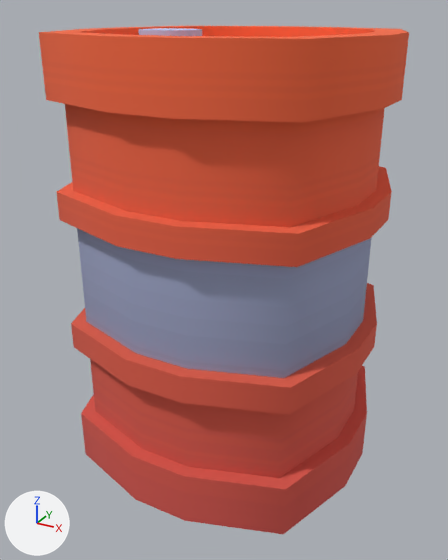
Two versions of the glTF model assets/props/survival/barrel.glb, one commit apart.
The view is the same before and after, from a camera (50 mm lens) standing at (0.224, -0.421, 0.359) and looking at (-0.002, -0.01, 0.154). The axes (+X, +Y, +Z) are drawn at lower left. The lights are the same throughout. The picture after the commit comes second. Vertices at exactly the same position are counted once.

Names of what the first picture shows: 'barrel'.
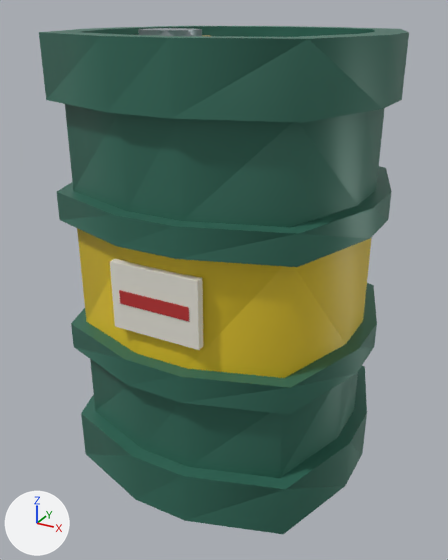
Location of each change, (x1, y1, x2, y2) in pixels of the pictures (448 x 560 px):
part 1 of me_barrel, added
    after: (110, 259, 203, 350)
part 2 of me_barrel, added (red)
    after: (119, 290, 189, 321)
part 3 of me_barrel, recoloured (red to dark green)
    both: (39, 26, 409, 534)
part 4 of me_barrel, recoloured (darker)
    both: (138, 28, 202, 36)
part 5 of me_barrel, recoloured
    both: (77, 228, 372, 378)

Diff of the bpy script that builds the scene:
```diff
--- a/assets/props/survival/barrel.glb.py
+++ b/assets/props/survival/barrel.glb.py
@@ mat_paper @@
+mat_paper = principled_material('paper')
+mat_paper.base_color = (0.8, 0.78, 0.7)  # white #e7e5da
+mat_paper.roughness = 0.9
@@ mat_hazard @@
+mat_hazard = principled_material('hazard')
+mat_hazard.base_color = (0.75, 0.55, 0.02)  # yellow #e1c427
@@ mat_brass @@
+mat_brass = principled_material('brass')
+mat_brass.base_color = (0.55, 0.34, 0.07)  # orange #c49e4b
+mat_brass.metallic = 0.6
+mat_brass.roughness = 0.4
@@ mat_red @@
+mat_red = principled_material('red')
+mat_red.base_color = (0.5, 0.03, 0.03)  # red #bc3030
+mat_red.roughness = 0.7
@@ mat_galv @@
+mat_galv = principled_material('galv')
+mat_galv.base_color = (0.42, 0.45, 0.48)  # grey #adb3b8
+mat_galv.metallic = 0.8
+mat_galv.roughness = 0.45
@@ mat_drum @@
+mat_drum = principled_material('drum')
+mat_drum.base_color = (0.04, 0.17, 0.12)  # dark green #387361
+mat_drum.metallic = 0.2
+mat_drum.roughness = 0.45
@@ me_barrel @@
 # used by ob_barrel; location = (0.0, 0.0, 0.0)
-me_barrel.from_pydata(...)  # 208 vertices, 412 faces; spans x -0.118..0.118, y -0.118..0.118, z 0.0..0.344
+me_barrel.from_pydata(...)  # 264 vertices, 508 faces; spans x -0.118..0.118, y -0.118..0.118, z 0.0..0.344
+# me_barrel part 1: a new loose piece, a box spanning x -0.035..0.035, y -0.1126..-0.1066, z 0.15..0.2, in mat_paper (white #e7e5da)
+# me_barrel part 2: a new loose piece, a box spanning x -0.028..0.028, y -0.1132..-0.1056, z 0.17..0.18, in mat_red (red #bc3030)
+# me_barrel part 3: 366 faces spanning x -0.118..0.118, y -0.118..0.118, z 0.0..0.344 switch from mat_colormap to mat_drum (dark green #387361)
+# me_barrel part 4: 22 faces spanning x -0.075..-0.032, y -0.022..0.022, z 0.333..0.344 switch from mat_colormap to mat_galv (grey #adb3b8)
+# me_barrel part 5: 24 faces spanning x -0.108..0.108, y -0.108..0.108, z 0.129..0.215 switch from mat_colormap to mat_hazard (yellow #e1c427)
+# other edits to the shape of me_barrel do not show in these pictures
+me_barrel.materials.append(mat_brass)  # orange #c49e4b
+me_barrel.materials.append(mat_paper)  # white #e7e5da
+me_barrel.materials.append(mat_red)  # red #bc3030
```
